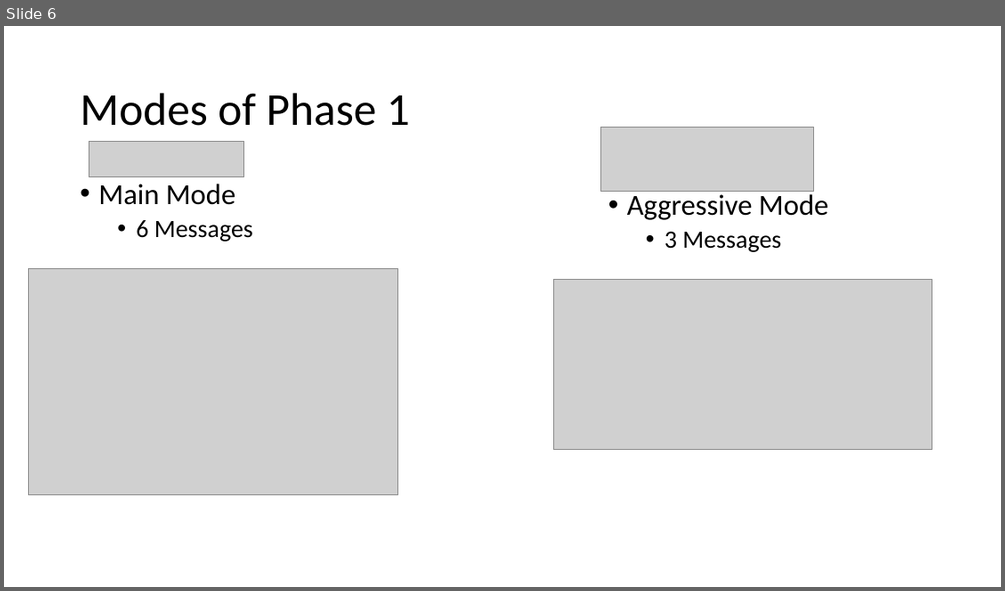
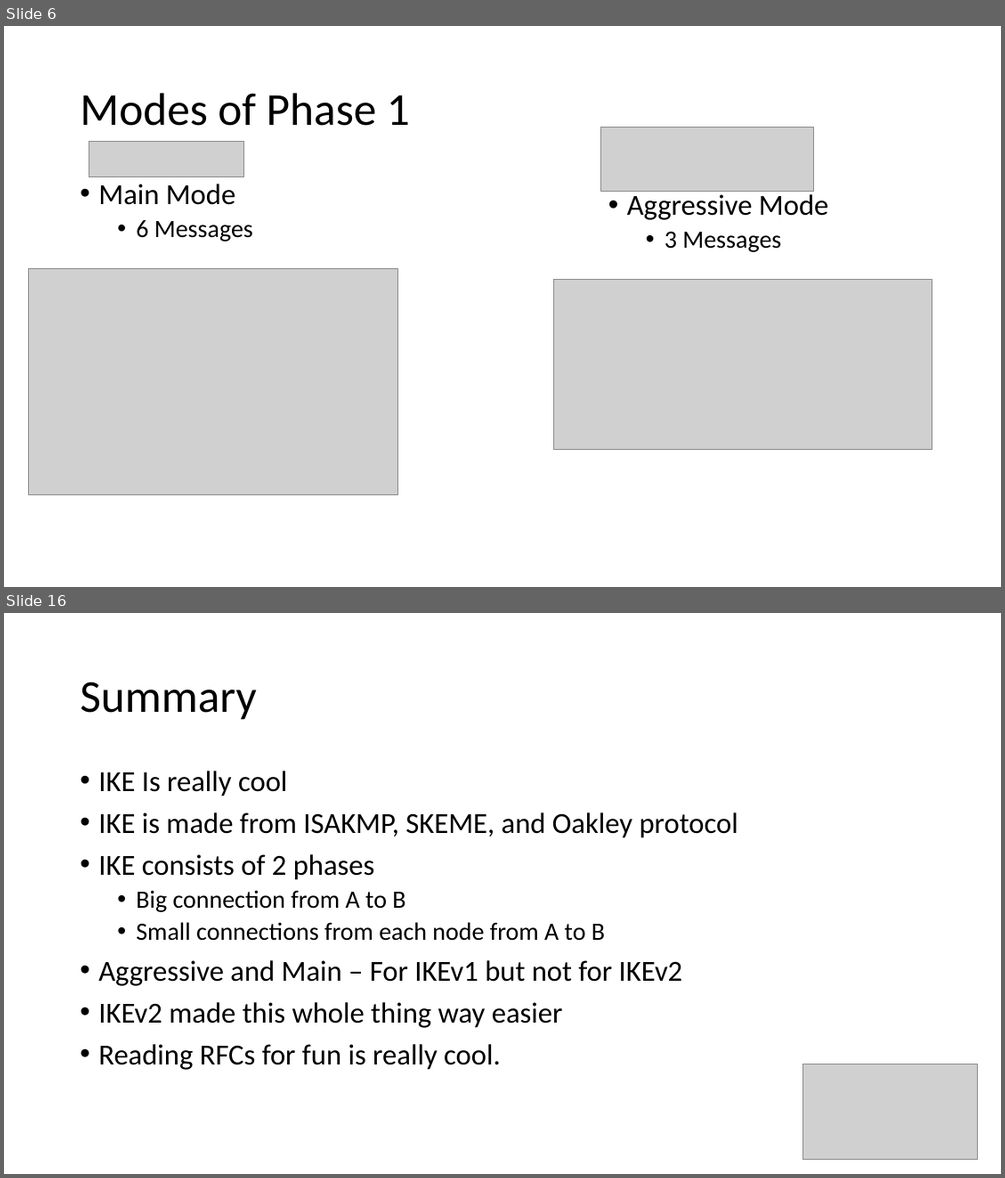
Before and after one commit to ndbellew/AppliedCryptography, a slide deck: Assignments/InternetKeyExchange/Internet Key Exchange.pptx. Shown one above the other, each under a label of ours: slide 6 before the commit, slides 6 and 16 after it; the slides between them are not shown. The pictures are 1005x591 and 1005x1178 pixels, drawn with LibreOffice and Linux fonts; fonts in the diff are those of the drawing; grey boxes stand for pictures. Boxes give left, top, right and bottom in pixels: in the first picture for what was removed or moved away, otherwise in the second. Text is boxed around its words. In the diff, an @@ line names an element or a change of style, - is before the commit and + after.

```diff
--- a/Assignments/InternetKeyExchange/Internet Key Exchange.pptx
+++ b/Assignments/InternetKeyExchange/Internet Key Exchange.pptx
@@ slide 16 added at [4,613,1001,1174], background #FFFFFF @@
@@ title added at [80,682,256,720], 44 pt, text #000000 @@
+Summary
@@ text added at [98,771,738,1070], 28 pt, text #000000 @@
+• IKE Is really cool
+• IKE is made from ISAKMP, SKEME, and Oakley protocol
+• IKE consists of 2 phases
+  • Big connection from A to B
+  • Small connections from each node from A to B
+• Aggressive and Main – For IKEv1 but not for IKEv2
+• IKEv2 made this whole thing way easier
+• Reading RFCs for fun is really cool.
@@ picture added at [802,1064,978,1159] @@
```
Also in this commit, not shown: 6 slides changed, 5 other slides added, 4 slides removed.
